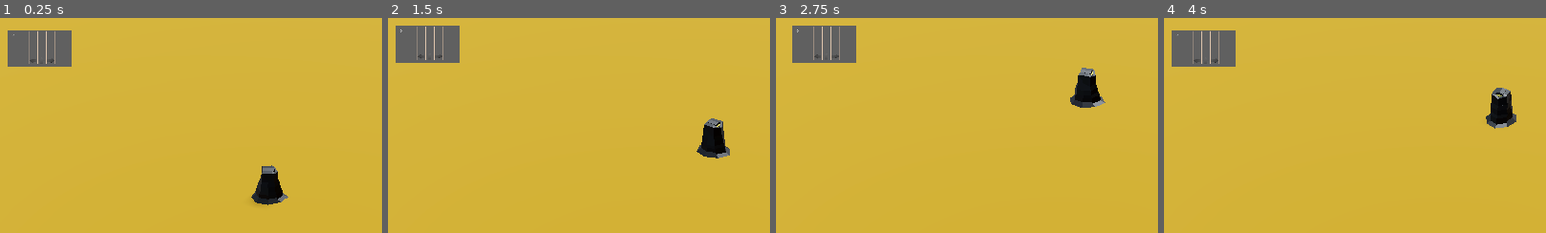
Above: before the commit, frames 1-4 (left to right).
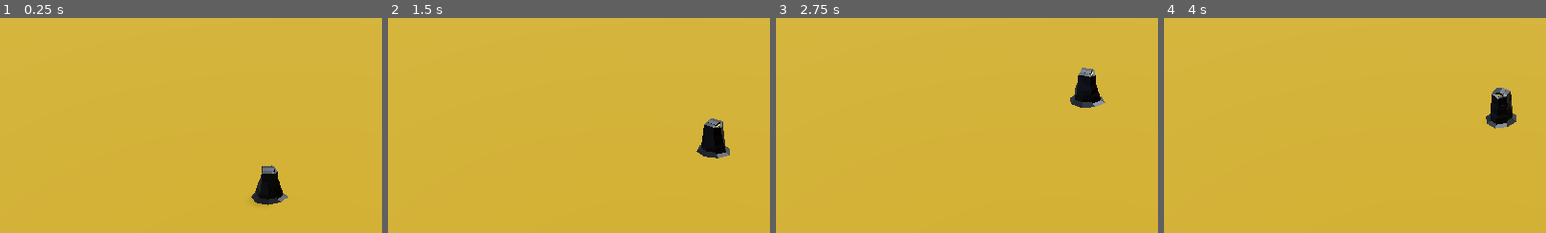
Above: after the commit, the same moments.

Repository: Zainap16/OutOfPlace
Game: Godot game, scene res://Scenes/main_world_scene.tscn
Same seed, same stepped clock (60 frames per second), same inputs: the game is played once before the commit and once after it. The engine's default icon, where the game draws it, is replaced by a stand-in: a white triangle on a blue panel in a dark square. Sound files missing from this copy of the repository are replaced by a short silence.
Inputs (mouse positions are % of the whole screen's width and height, from its top left):
- Up to frame 1 (0.25 s): no input
- Up to frame 2 (1.5 s): tap Enter (ui_accept) at 0.5, 0.77 s; move the mouse to (72, 45) at 0.52 s; press the mouse at (72, 45) at 0.53 s; move the mouse to (30, 55) at 1.27 s; release the mouse at (30, 55) at 1.28 s; tap S (camera_down) at 1.35 s
- Up to frame 3 (2.75 s): tap Enter (ui_accept) at 1.52 s; click (30, 55) at 1.55 s; move the mouse to (60, 28) at 2.02 s; press the mouse at (60, 28) at 2.03 s; tap A (camera_left) at 2.1 s
- Up to frame 4 (4 s): move the mouse to (45, 70) at 2.77 s; release the mouse at (45, 70) at 2.78 s; tap D (camera_right) at 2.85 s; tap Enter (ui_accept) at 3.02, 3.77 s; click (45, 70) at 3.05 s; move the mouse to (80, 65) at 3.52 s; press the mouse at (80, 65) at 3.53 s; tap W (camera_up) at 3.6 s
The pictures show only the part of the screen within x 13-63%, y 35-85%; the shares and areas given below are measured in that part.

The runs differ from the first frame. In frame 1, 2.8% of the frame differs, in the area x 2-19%, y 5-23%; in frame 2, 2.9%, in the area x 2-19%, y 3-21%; in frame 3, 2.9%; in frame 4, 2.8%.

Commit message:
added mini game: piano tiles  trigger
need to add new assets for piano tiles and memory game

Diff:
--- a/out-of-place/Scenes/MiniGameOne/mini_game_one.tscn
+++ b/out-of-place/Scenes/MiniGameOne/mini_game_one.tscn
@@ -10,6 +10,7 @@
 [ext_resource type="PackedScene" uid="uid://divs3kucqcfph" path="res://Scenes/MiniGameOne/conductor.tscn" id="8_c7tmp"]
 [ext_resource type="AudioStream" uid="uid://bbqhuiypbmulr" path="res://Music/Grieg In the Hall of the Mountain King.mp3" id="9_swv4p"]
 [ext_resource type="Texture2D" uid="uid://oij2p8n0r41b" path="res://icon.svg" id="10_0y1wl"]
+[ext_resource type="PackedScene" uid="uid://dno0dodlysjdo" path="res://Scenes/global.tscn" id="11_8kvnj"]
 
 [sub_resource type="SpriteFrames" id="SpriteFrames_3plo5"]
 animations = [{
@@ -41,6 +42,14 @@
 
 [node name="MiniGameOne" type="Node2D" unique_id=1326813907]
 script = ExtResource("1_3plo5")
+
+[node name="LoseLabel" type="Label" parent="." unique_id=895700625]
+offset_left = 253.0
+offset_top = 16.0
+offset_right = 293.0
+offset_bottom = 39.0
+text = "0"
+horizontal_alignment = 1
 
 [node name="road" type="Sprite2D" parent="." unique_id=1361575304]
 position = Vector2(101, 5)
@@ -88,5 +97,7 @@
 texture = ExtResource("10_0y1wl")
 offset = Vector2(120, -16)
 
+[node name="Global" parent="." unique_id=466138978 instance=ExtResource("11_8kvnj")]
+
 [connection signal="beat" from="Conductor" to="." method="_on_Conductor_beat"]
 [connection signal="measure" from="Conductor" to="." method="_on_Conductor_measure"]
--- a/out-of-place/Scenes/main_world_scene.tscn
+++ b/out-of-place/Scenes/main_world_scene.tscn
@@ -4,8 +4,9 @@
 [ext_resource type="PackedScene" uid="uid://dn5w3hakg0g1l" path="res://Scenes/Characters/Player.tscn" id="2_ka15s"]
 [ext_resource type="PackedScene" uid="uid://7hbv7kkdspbr" path="res://Scenes/isometric_camera.tscn" id="3_oofqc"]
 [ext_resource type="PackedScene" uid="uid://c1bjm2mxrsw7x" path="res://Scenes/anxiety_meter.tscn" id="4_1ur3l"]
-[ext_resource type="PackedScene" uid="uid://b0rhwre2mgiu4" path="res://Scenes/MiniGameOne/mini_game_one.tscn" id="5_h7au8"]
-[ext_resource type="Script" uid="uid://c1gja7t61js1m" path="res://Scripts/piano_tiles.gd" id="5_r7b7g"]
+
+[sub_resource type="BoxShape3D" id="BoxShape3D_r7b7g"]
+size = Vector3(5, 5, 5)
 
 [sub_resource type="ProceduralSkyMaterial" id="ProceduralSkyMaterial_m8omb"]
 sky_horizon_color = Color(0.66224277, 0.6717428, 0.6867428, 1)
@@ -23,43 +24,48 @@
 [sub_resource type="StandardMaterial3D" id="StandardMaterial3D_m8omb"]
 albedo_color = Color(0.474298, 0.34968165, 0, 1)
 
-[sub_resource type="ViewportTexture" id="ViewportTexture_h7au8"]
-viewport_path = NodePath("PianoTiles/SubViewport")
+[sub_resource type="StandardMaterial3D" id="StandardMaterial3D_r7b7g"]
+albedo_color = Color(0.79562485, 0.2583299, 1, 1)
 
-[node name="MainWorldScene" type="Node3D" unique_id=1890206900 node_paths=PackedStringArray("excluded")]
+[node name="Game" type="Node3D" unique_id=1619033613]
 script = ExtResource("1_h8oru")
-excluded = [NodePath("Player")]
 
-[node name="WorldEnvironment" type="WorldEnvironment" parent="." unique_id=1811105492]
+[node name="MainWorldScene" type="Node3D" parent="." unique_id=1890206900]
+
+[node name="TriggerMiniGames" type="Area3D" parent="MainWorldScene" unique_id=298103864]
+transform = Transform3D(1, 0, 0, 0, 1, 0, 0, 0, 1, 0, 2.2940264, -12.845118)
+
+[node name="CollisionShape3D" type="CollisionShape3D" parent="MainWorldScene/TriggerMiniGames" unique_id=17506559]
+shape = SubResource("BoxShape3D_r7b7g")
+debug_color = Color(0.96970683, 0, 0.46272862, 0.41960785)
+
+[node name="WorldEnvironment" type="WorldEnvironment" parent="MainWorldScene" unique_id=1811105492]
 environment = SubResource("Environment_ka15s")
 
-[node name="DirectionalLight3D" type="DirectionalLight3D" parent="." unique_id=2118238550]
+[node name="DirectionalLight3D" type="DirectionalLight3D" parent="MainWorldScene" unique_id=2118238550]
 transform = Transform3D(-0.8660254, -0.43301278, 0.25, 0, 0.49999997, 0.86602545, -0.50000006, 0.75, -0.43301266, 0, 0, 0)
 shadow_enabled = true
 
-[node name="CSGBox3D" type="CSGBox3D" parent="." unique_id=1694258855]
+[node name="CSGBox3D" type="CSGBox3D" parent="MainWorldScene" unique_id=1694258855]
 transform = Transform3D(1, 0, 0, 0, 1, 0, 0, 0, 1, -1.293396, -0.08795166, -4.9687805)
 use_collision = true
 size = Vector3(97.499146, 0.16809082, 93.36322)
 material = SubResource("StandardMaterial3D_m8omb")
 
-[node name="Player" parent="." unique_id=1791364033 instance=ExtResource("2_ka15s")]
+[node name="Player" parent="MainWorldScene" unique_id=1791364033 groups=["player"] instance=ExtResource("2_ka15s")]
 transform = Transform3D(1, 0, 0, 0, 1, 0, 0, 0, 1, -0.77583885, 0, 0.9238796)
 
-[node name="cameraPivot" parent="." unique_id=776636087 instance=ExtResource("3_oofqc")]
+[node name="cameraPivot" parent="MainWorldScene" unique_id=776636087 instance=ExtResource("3_oofqc")]
 
-[node name="AnxietyMeter3D" parent="cameraPivot" unique_id=194683523 instance=ExtResource("4_1ur3l")]
+[node name="AnxietyMeter3D" parent="MainWorldScene/cameraPivot" unique_id=194683523 instance=ExtResource("4_1ur3l")]
 transform = Transform3D(1, 0, 0, 0, 1, 0, 0, 0, 1, -13.14212, 15.397285, 0)
 
-[node name="PianoTiles" type="Node3D" parent="." unique_id=1978614242]
-transform = Transform3D(1, 0, 0, 0, 1, 0, 0, 0, 1, -11.445562, 7.5049124, 0)
-script = ExtResource("5_r7b7g")
+[node name="TriggerMiniGame" type="CSGBox3D" parent="MainWorldScene" unique_id=207167786]
+transform = Transform3D(1, 0, 0, 0, 1, 0, 0, 0, 1, 0, 2.2940264, -12.845118)
+visible = false
+size = Vector3(5, 5, 5)
+material = SubResource("StandardMaterial3D_r7b7g")
 
-[node name="Sprite3D" type="Sprite3D" parent="PianoTiles" unique_id=1579454400]
-texture = SubResource("ViewportTexture_h7au8")
+[node name="MiniGameHolder" type="Node" parent="." unique_id=549263200]
 
-[node name="SubViewport" type="SubViewport" parent="PianoTiles" unique_id=624963382]
-size = Vector2i(300, 200)
-render_target_update_mode = 4
-
-[node name="MiniGameOne" parent="PianoTiles/SubViewport" unique_id=1326813907 instance=ExtResource("5_h7au8")]
+[connection signal="body_entered" from="MainWorldScene/TriggerMiniGames" to="." method="_on_trigger_mini_games_body_entered"]
--- a/out-of-place/Scripts/camera_pivot.gd
+++ b/out-of-place/Scripts/camera_pivot.gd
@@ -18,6 +18,8 @@
 #below does the camera invisble
 	#if event is InputEventMouseMotion:
 		#rotation.y -= event.relative.x * cameraSens
+	if !controls_enabled:
+		return
 	_camera_zoom()
 ##use mouse wheel to zoom in or out
 func _camera_zoom():
@@ -31,8 +33,9 @@
 	camera_3d.size = clamp(camera_3d.size, minZoom, maxZoom)
 
 func _physics_process(_delta: float) -> void:
-	if controls_enabled:
-		_camera_movement()
+	if !controls_enabled:
+		return
+	_camera_movement()
 
 ##WASD to move camera
 func _camera_movement():
--- a/out-of-place/Scripts/global.gd
+++ b/out-of-place/Scripts/global.gd
@@ -9,6 +9,7 @@
 var missed = 0
 var grade = "NA"
 
+var piano_tiles_lost : bool = false
 
 func set_score(new):
 	score = new
--- a/out-of-place/Scripts/main_world_scene.gd
+++ b/out-of-place/Scripts/main_world_scene.gd
@@ -1,41 +1,83 @@
 extends Node3D
-#need to add code so when player presses on player character it wont break and or make it so only floors can be tap-able
+
+@onready var mini_game_holder: Node = $MiniGameHolder
+
+@onready var camera_pivot: Node3D = $MainWorldScene/cameraPivot
 
 @export var excluded: Array[Node3D] = []
-##make mini game work controls and pauses player movement
-@export var playing_minigame := false
-@onready var mini_viewport : SubViewport = $PianoTiles/SubViewport
-@onready var mini_game_one: Node2D = $PianoTiles/SubViewport/MiniGameOne
+
+var mini_game_one_piano_tiles = preload("res://Scenes/MiniGameOne/mini_game_one.tscn")
+
+var has_player_entered_piano_tiles := false
+var current_minigame: Node = null
+var playing_minigame := false
+
 
 func _input(event: InputEvent) -> void:
 	if playing_minigame:
-		mini_viewport.push_input(event)
 		return
-	if playing_minigame == false:
-		pass
 
-	if Input.is_action_just_pressed("left_mouse_click"):
+	if event.is_action_pressed("left_mouse_click"):
 		var player = get_tree().get_first_node_in_group("player")
 		player.targetPosition = _get_3d_mouse_position(event.position)
 
 
-func _get_3d_mouse_position(mousePosition2D):
-		var camera = get_viewport().get_camera_3d()
+func _get_3d_mouse_position(mouse_position_2d):
+	var camera = get_viewport().get_camera_3d()
 
-		var params = PhysicsRayQueryParameters3D.new()
-		params.from = camera.project_ray_origin(mousePosition2D)
-		params.to = params.from + camera.project_ray_normal(mousePosition2D) * 1000
+	var params = PhysicsRayQueryParameters3D.new()
+	params.from = camera.project_ray_origin(mouse_position_2d)
+	params.to = params.from + camera.project_ray_normal(mouse_position_2d) * 1000
 
-		params.exclude = excluded.map(func(obj): return obj.get_rid())
+	params.exclude = excluded.map(func(obj): return obj.get_rid())
 
-		var result = get_world_3d().direct_space_state.intersect_ray(params)
+	var result = get_world_3d().direct_space_state.intersect_ray(params)
 
-		if result:
-			return result.position
+	if result:
+		return result.position
 
-		return Vector3.ZERO
+	return Vector3.ZERO
 
 
-#to start game:
-#mini_game.start_game()
-#playing_minigame = true
+func _on_trigger_mini_games_body_entered(body: Node3D) -> void:
+	if body.name != "Player":
+		return
+
+	if has_player_entered_piano_tiles:
+		return
+
+	call_deferred("start_piano_tiles")
+
+
+func start_piano_tiles():
+
+	has_player_entered_piano_tiles = true
+	playing_minigame = true
+
+	current_minigame = mini_game_one_piano_tiles.instantiate()
+	mini_game_holder.add_child(current_minigame)
+
+	current_minigame.game_finished.connect(close_current_minigame)
+
+	var player = get_tree().get_first_node_in_group("player")
+	player.movement_enabled = false
+	player.targetPosition = Vector3.ZERO
+
+	camera_pivot.controls_enabled = false
+
+
+func close_current_minigame():
+
+	get_tree().paused = false
+
+	if current_minigame:
+		current_minigame.queue_free()
+		current_minigame = null
+
+	var player = get_tree().get_first_node_in_group("player")
+	player.movement_enabled = true
+	player.targetPosition = Vector3.ZERO
+
+	camera_pivot.controls_enabled = true
+
+	playing_minigame = false
--- a/out-of-place/Scripts/mini_game_one.gd
+++ b/out-of-place/Scripts/mini_game_one.gd
@@ -1,4 +1,6 @@
 extends Node2D
+
+signal game_finished
 
 var score = 0
 var combo = 0
@@ -26,6 +28,9 @@
 var note = load("res://Scenes/MiniGameOne/note.tscn")
 var instance
 
+@export var max_misses = 5
+@onready var lose_label: Label = $LoseLabel
+var player_lost_piano_tiles : bool = false
 
 func _ready():
 	randomize()
@@ -144,6 +149,10 @@
 		okay += 1
 	else:
 		missed += 1
+		if missed >= max_misses:
+			lose_label.text = "Missed/Extra CLicks: "+ str(missed)
+			player_lost_piano_tiles = true
+			game_over()
 
 
 	score += by * combo
@@ -159,3 +168,12 @@
 func reset_combo():
 	combo = 0
 	$Combo.text = ""
+
+
+func game_over():
+	$Conductor.stop()
+
+	Global.piano_tiles_lost = true
+	print("Game Over")
+	await get_tree().create_timer(2.0).timeout
+	game_finished.emit()
--- a/out-of-place/Scripts/player.gd
+++ b/out-of-place/Scripts/player.gd
@@ -4,15 +4,21 @@
 const SPEED = 5.0
 const JUMP_VELOCITY = 4.5
 @onready var blob_guy_all_forms_col: Node3D = $"BlobGuy_All_Forms-col"
-
+@export var movement_enabled := true
 
 var targetPosition: Vector3
 
-func _ready() -> void:
-	add_to_group("player")
+#func _ready() -> void:
+	#add_to_group("player")
 
 func _physics_process(delta: float) -> void:
 	# Add the gravity.
+	#print(movement_enabled)
+	if !movement_enabled:
+		velocity = Vector3.ZERO
+		move_and_slide()
+		return
+
 	if not is_on_floor():
 		velocity += get_gravity() * delta
 
--- /dev/null
+++ b/out-of-place/Scripts/trigger_mini_games.gd
@@ -0,0 +1,24 @@
+extends Area3D
+@onready var main_world_scene: Node3D = $".."
+
+@onready var mini_game_holder: Node = $"../MiniGameHolder"
+var mini_game_one_piano_tiles = preload("res://Scenes/MiniGameOne/mini_game_one.tscn")
+var has_player_entered_piano_tiles: bool = false
+
+
+func _on_trigger_mini_games_body_entered(body: Node3D) -> void:
+	if body.name == "Player" and has_player_entered_piano_tiles == false:
+		var piano_tile_game = mini_game_one_piano_tiles.instantiate()
+		mini_game_holder.add_child(piano_tile_game)
+		main_world_scene.process_mode = Node.PROCESS_MODE_DISABLED
+		has_player_entered_piano_tiles = true
+	else:
+		return
+
+
+func return_to_main_world():
+
+	if Global.piano_tiles_lost == true:
+		mini_game_holder.get_child(0).queue_free()
+		main_world_scene.process_mode = Node.PROCESS_MODE_INHERIT
+	pass
--- a/out-of-place/project.godot
+++ b/out-of-place/project.godot
@@ -38,6 +38,7 @@
 [global_group]
 
 note=""
+player=""
 
 [input]
 
Not shown, added: out-of-place/Scripts/trigger_mini_games.gd.uid
